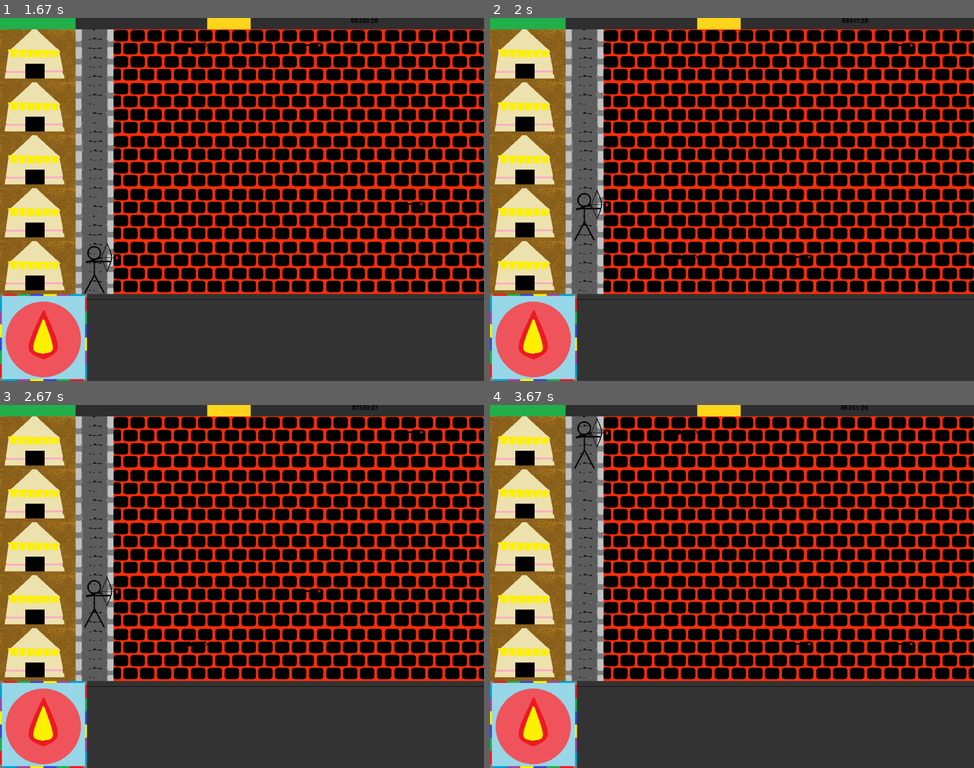
Above: before the commit, frames 1-4 (two rows, left to right).
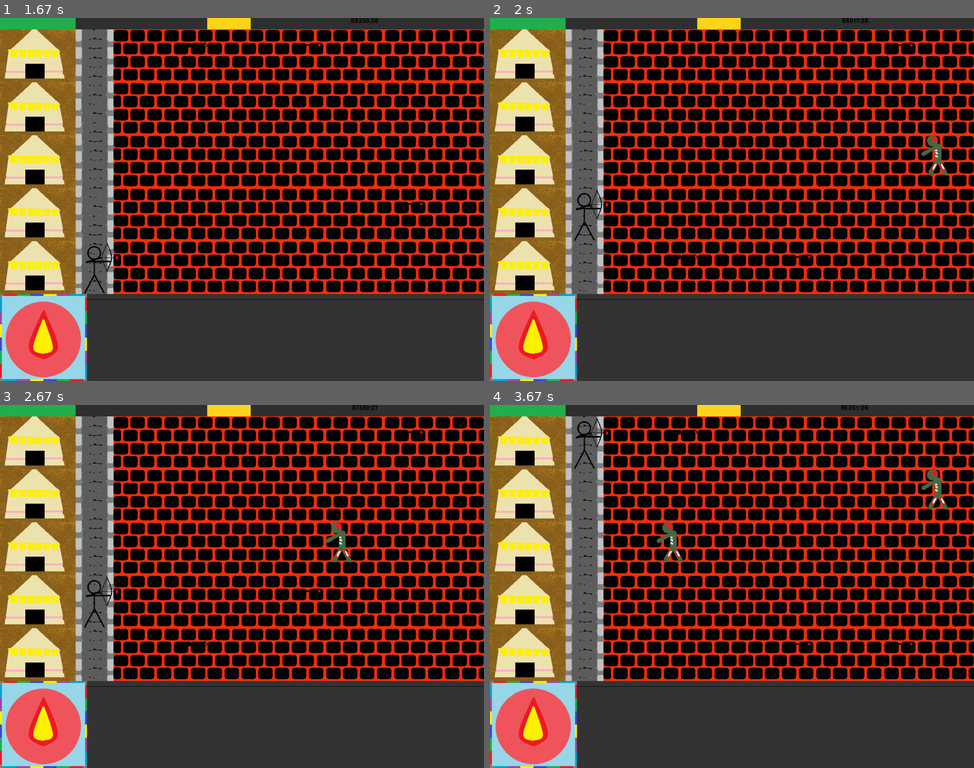
Above: after the commit, the same moments.

Repository: AntsThatWander/ERICA_Defend_6Elements
Game: pygame game, started from new_pygame.py
Two runs of this game, one before a commit and one after it. Both use one fixed random seed, a clock stepped at 60 frames per second and the inputs below.
Inputs:
- Up to frame 1 (1.67 s): hold Up 0.33-0.8 s; hold Down 0.83-1.13 s; hold Up 1.17-1.53 s; hold Down from 1.57 s (still down)
- Up to frame 2 (2 s): release Down at 1.93 s; hold Up from 1.97 s (still down)
- Up to frame 3 (2.67 s): release Up at 2.27 s; hold Down 2.3-2.6 s; hold Up from 2.63 s (still down)
- Up to frame 4 (3.67 s): release Up at 3 s; hold Down 3.03-3.4 s; hold Up from 3.43 s (still down)

Frame 1 is identical in both runs. In frame 2, 0.2% of the frame differs, in the area x 89-95%, y 32-44%; in frame 3, 0.2%; in frame 4, 0.5%, in the area x 34-95%, y 17-44%.

Commit message:
another little change

Diff:
--- a/new_pygame.py
+++ b/new_pygame.py
@@ -122,12 +122,11 @@
     for x in range(5):
             screen.blit(images.tent_road,(0,(x+1)*140-110))
             screen.blit(images.tent,(0,(x+1)*140-110))
-            if(cur_color == 'red' or cur_color == 'blue') :
+            if(cur_color == 'red' or cur_color == 'blue' or cur_color == 'purple') :
                 screen.blit(effect[cur_color],(300,(x+1)*140-110))
             else:
                 screen.blit(images.pave_road,(300,(x+1)*140-110))
-            if(cur_color == 'purple') :
-                screen.blit(effect[cur_color],(300,(x+1)*140-110))
+
     if(cur_color == 'yellow') :
         screen.blit(effect['yellow'], (200,30))
     else:
@@ -158,12 +157,13 @@
             screen.blit(bullet[1], bullet[0])
 
     #나쁜 놈들 그리기
-    # if badtimer == 0:
-    #     badtimer = 100 - (badtimer1*2)
-    #     if badtimer1>=35:
-    #         badtimer1 = 35
-    #     else:
-    #         badtimer1 += 5
+    if badtimer == 0:
+        badguys.append([1280, random.choice(height)])
+        badtimer = 100 - (badtimer1*2)
+        if badtimer1>=35:
+            badtimer1 = 35
+        else:
+            badtimer1 += 5
     index = 0
     for badguy in badguys:
         if badguy[0]<-64:
Not shown, changed: README.md
